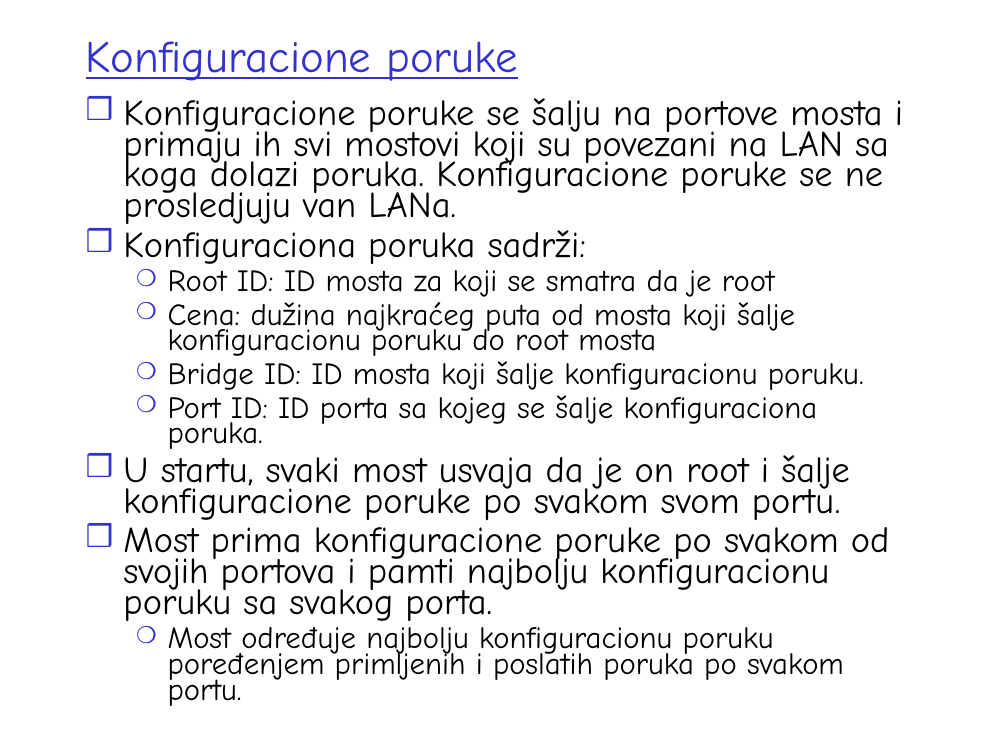
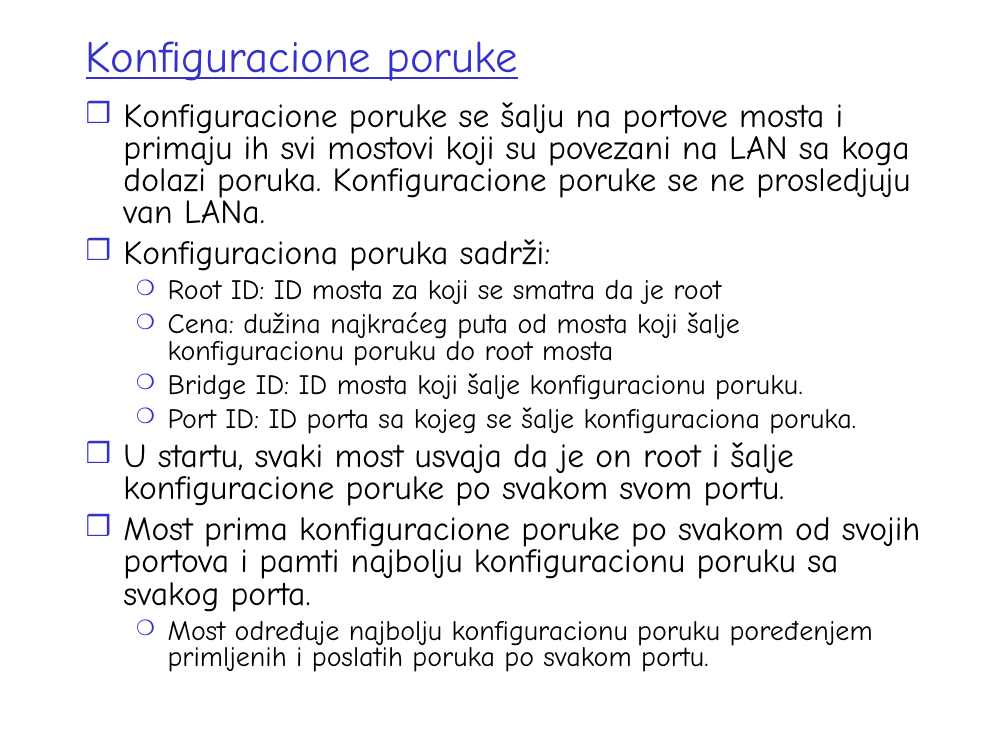
Before and after one commit to Dw1GHTY/TransferRepo, a slide deck: slide 57 of RM/Predavanja/P3_RM-Lokalne RM (LAN).ppt. Drawn at 1008x756 pixels with LibreOffice and Linux fonts; fonts in the diff are those of the drawing. Boxes give left, top, right and bottom in pixels: in the first picture for what was removed or moved away, otherwise in the second. Text is boxed around its words. In the diff, an @@ line names an element or a change of style, - is before the commit and + after.

```diff
--- a/RM/Predavanja/P3_RM-Lokalne RM (LAN).ppt
+++ b/RM/Predavanja/P3_RM-Lokalne RM (LAN).ppt
@@ text "Konfiguracione poruke se šalju na ..." at bbox=[123, 102, 921, 672]: size 26 to 24 pt in "Konfiguracione poruke se šalju na portove mosta ...", "Konfiguraciona poruka sadrži:", "U startu, svaki most usvaja da je ...", "Most prima konfiguracione poruke po svakom od ..."; size 22 to 20 pt in "Root ID: ID mosta za koji se ...", "Cena: dužina najkraćeg puta od mosta koji ...", "Bridge ID: ID mosta koji šalje konfiguracionu ...", "Port ID: ID porta sa kojeg se ..." and 1 more places; line spacing 0.7 to 0.8 @@
```
Also in this commit, not shown: 3 other slides changed, 4 other files.
